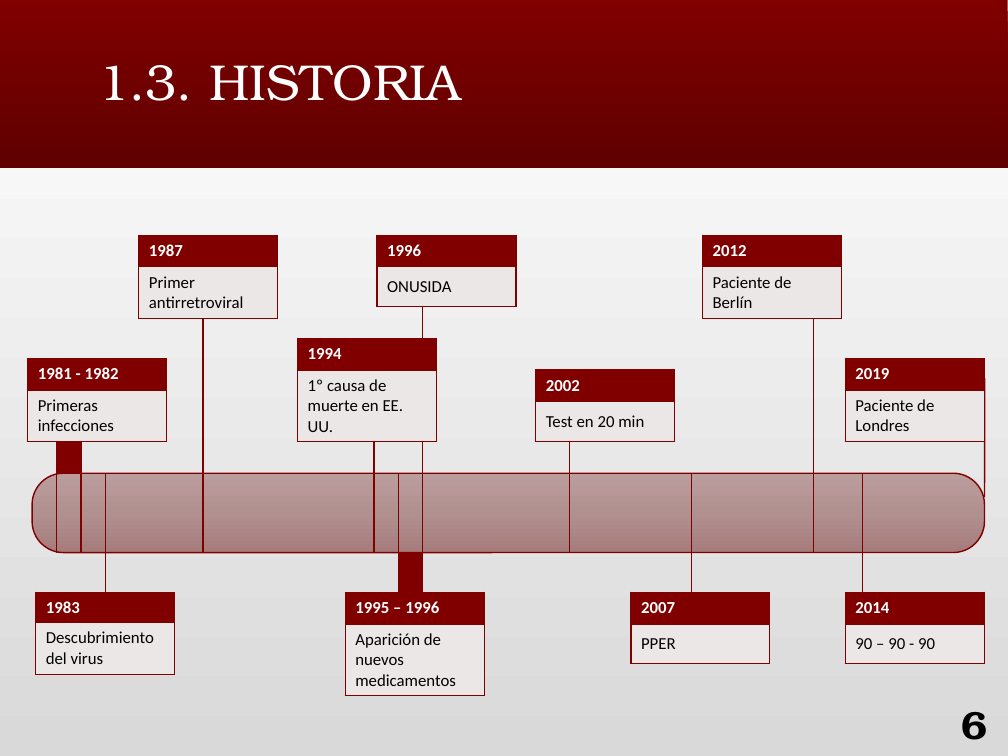
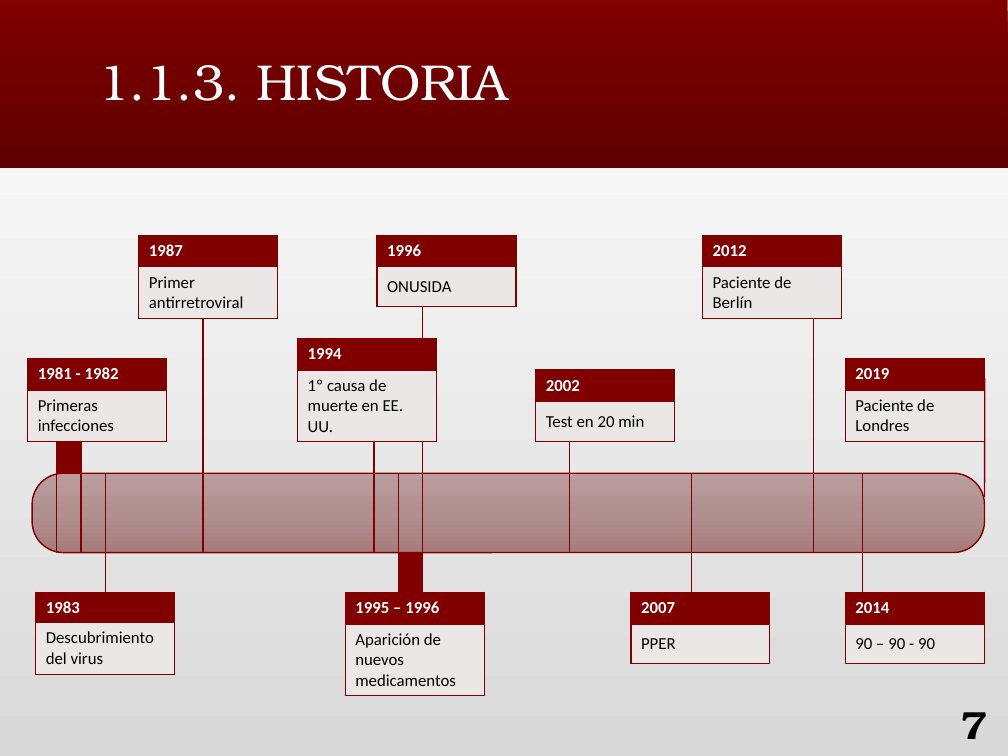
Before and after one commit to nerachan/far, a slide deck: slide 7 of 2.2 FAR/PS/Ejercicios/Trabajo/VIH.pptx (slide 6 before the commit). Drawn at 1008x756 pixels with LibreOffice and Linux fonts; fonts in the diff are those of the drawing. Boxes give left, top, right and bottom in pixels: in the first picture for what was removed or moved away, otherwise in the second. Text is boxed around its words. In the diff, an @@ line names an element or a change of style, - is before the commit and + after.

```diff
--- a/2.2 FAR/PS/Ejercicios/Trabajo/VIH.pptx
+++ b/2.2 FAR/PS/Ejercicios/Trabajo/VIH.pptx
@@ title at [98,65,509,101]: text changed @@
-1.3. HISTORIA
+1.1.3. HISTORIA
@@ page number at [961,712,987,739]: text changed @@
-6
+7
```
Also in this commit, not shown: 11 other slides changed, 3 slides added, 1 slide removed, 3 other files.
